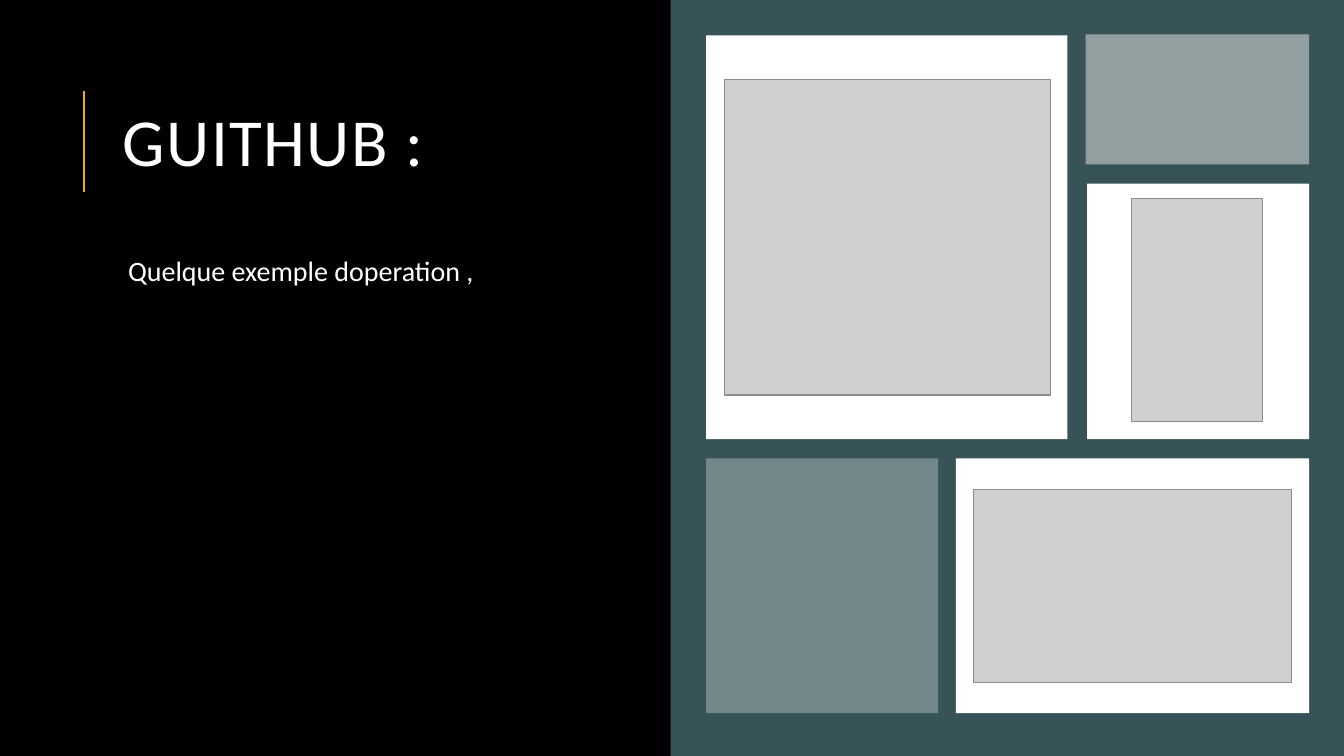
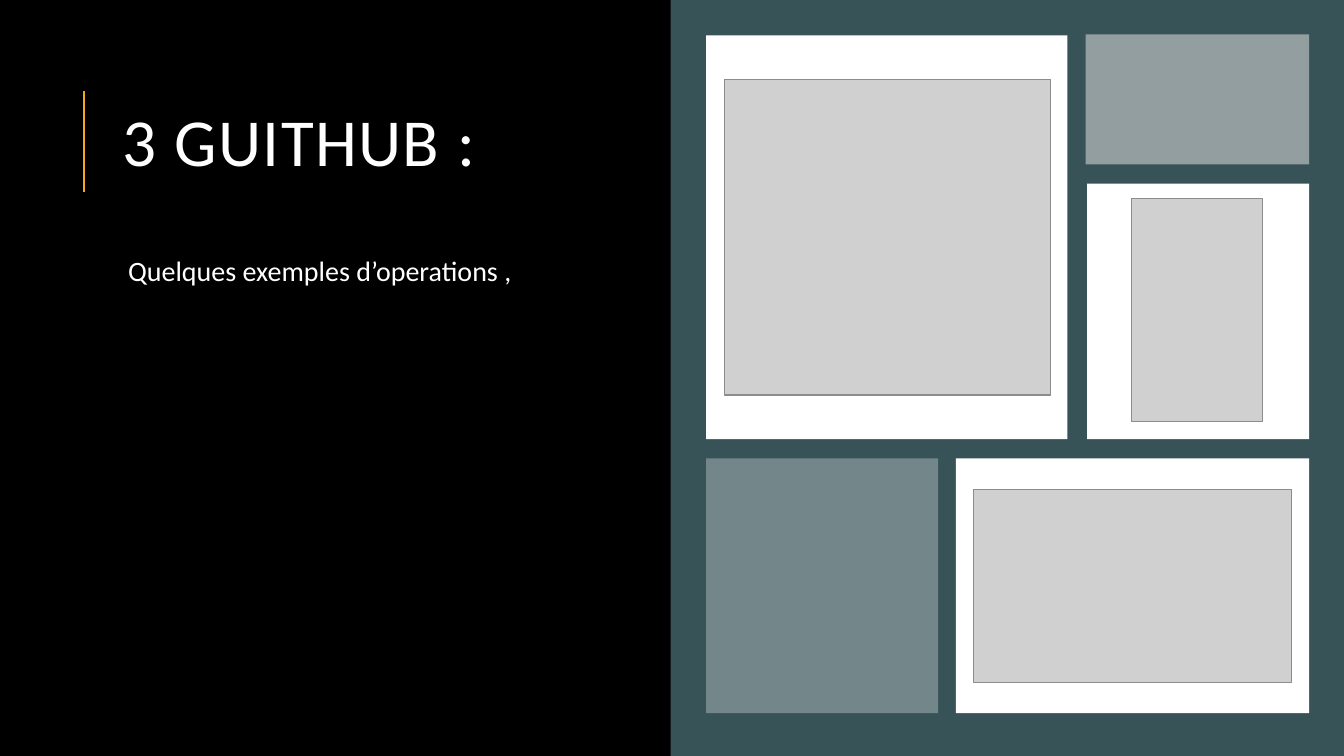
Before and after one commit to hamedtlili/sql-test-2, a slide deck: slide 7 of presentation/Projet Data Analytics – Telco Customer Churn.pptx. Drawn at 1344x756 pixels with LibreOffice and Linux fonts; fonts in the diff are those of the drawing; grey boxes stand for pictures. Boxes give left, top, right and bottom in pixels: in the first picture for what was removed or moved away, otherwise in the second. Text is boxed around its words. In the diff, an @@ line names an element or a change of style, - is before the commit and + after.

```diff
--- a/presentation/Projet Data Analytics – Telco Customer Churn.pptx
+++ b/presentation/Projet Data Analytics – Telco Customer Churn.pptx
@@ title at (x1=123, y1=122, x2=440, y2=167): text changed @@
-GUITHUB :
+3 GUITHUB :
@@ text at (x1=128, y1=261, x2=498, y2=286): text changed @@
-  Quelque exemple doperation ,
+  Quelques exemples d’operations ,
```
Also in this commit, not shown: 6 other slides changed.
